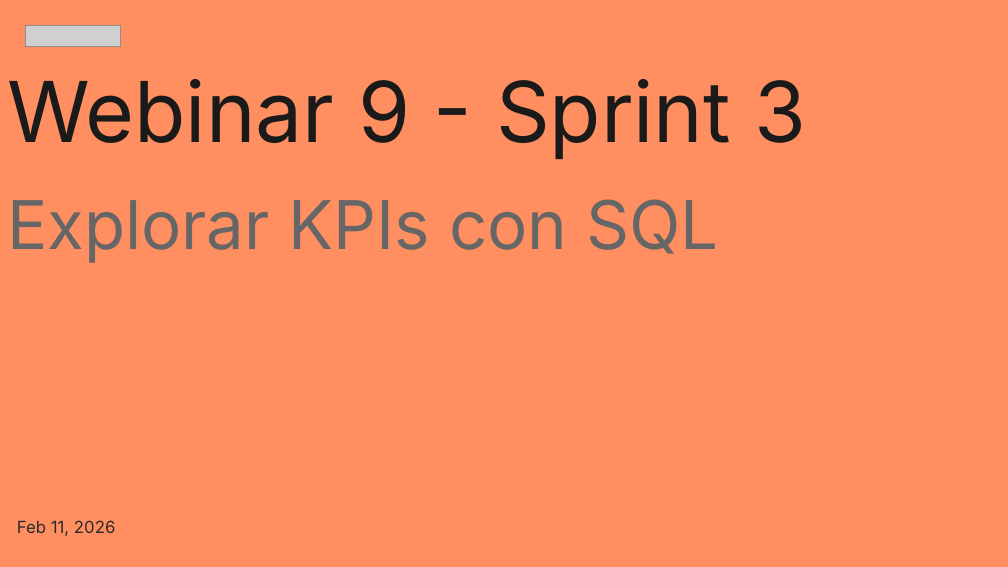
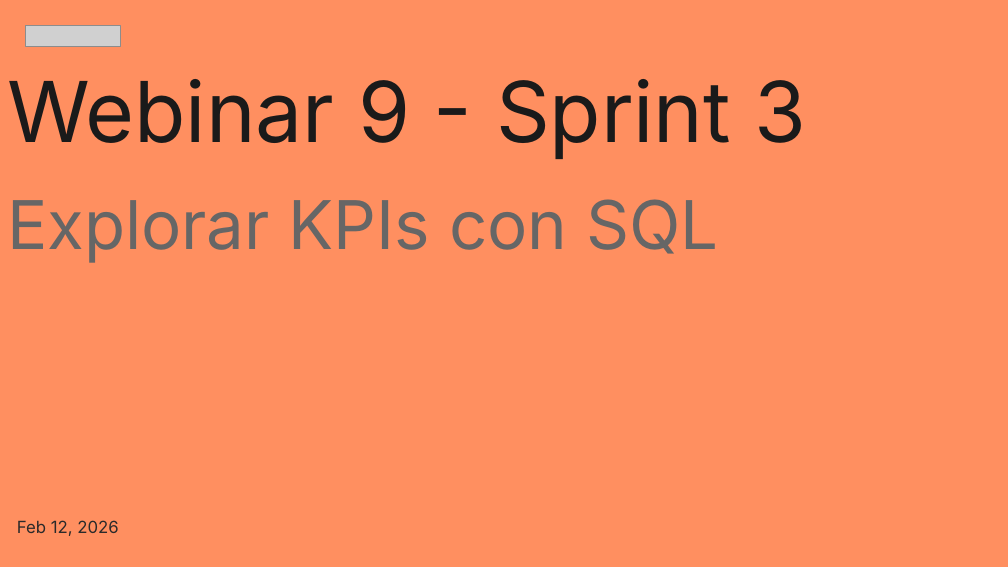
Before and after one commit to zyntonyson/bootcamp_ds_da, a slide deck: slide 1 of 03-da-v8-explora-kpis-sql/09-SQL.pptx. Drawn at 1008x567 pixels with LibreOffice and Linux fonts; fonts in the diff are those of the drawing; grey boxes stand for pictures. Boxes give left, top, right and bottom in pixels: in the first picture for what was removed or moved away, otherwise in the second. Text is boxed around its words. In the diff, an @@ line names an element or a change of style, - is before the commit and + after.

```diff
--- a/03-da-v8-explora-kpis-sql/09-SQL.pptx
+++ b/03-da-v8-explora-kpis-sql/09-SQL.pptx
@@ subtitle at [17, 520, 118, 536]: text changed @@
-Feb 11, 2026
+Feb 12, 2026
```
Also in this commit, not shown: 6 other files.
